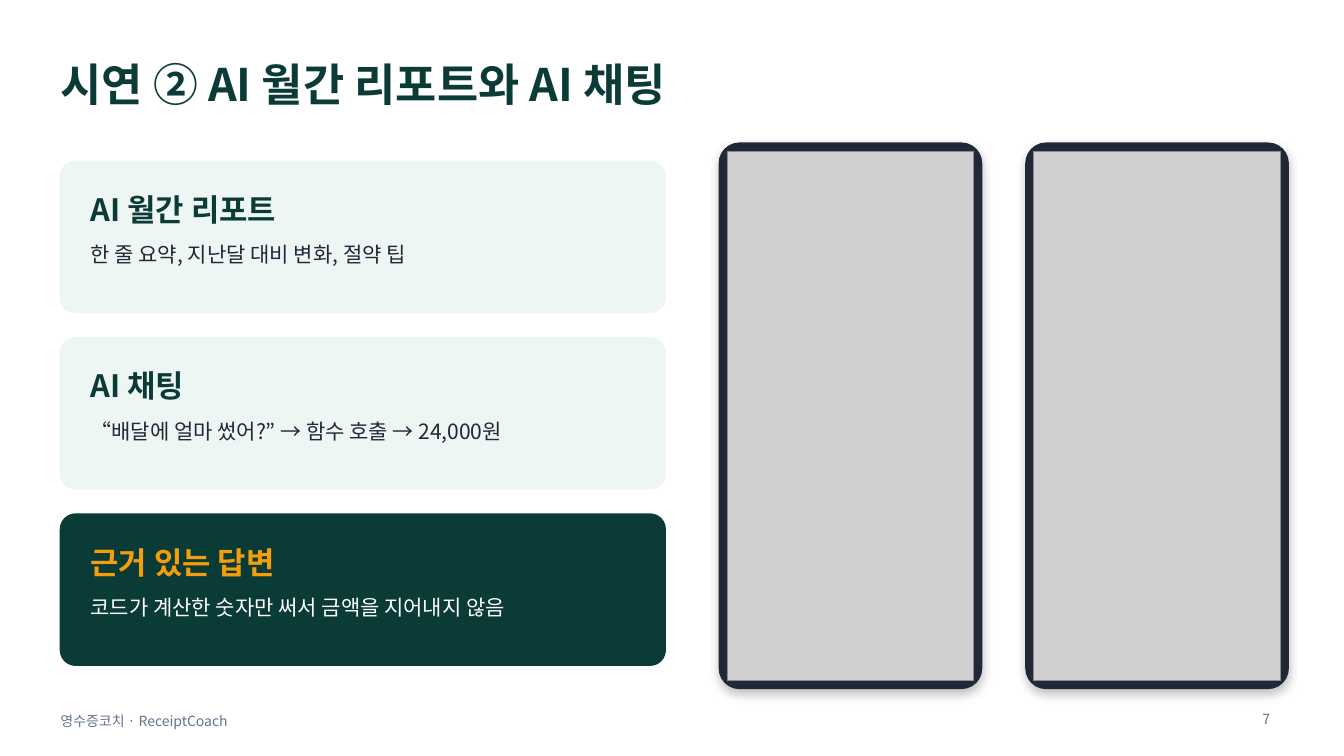
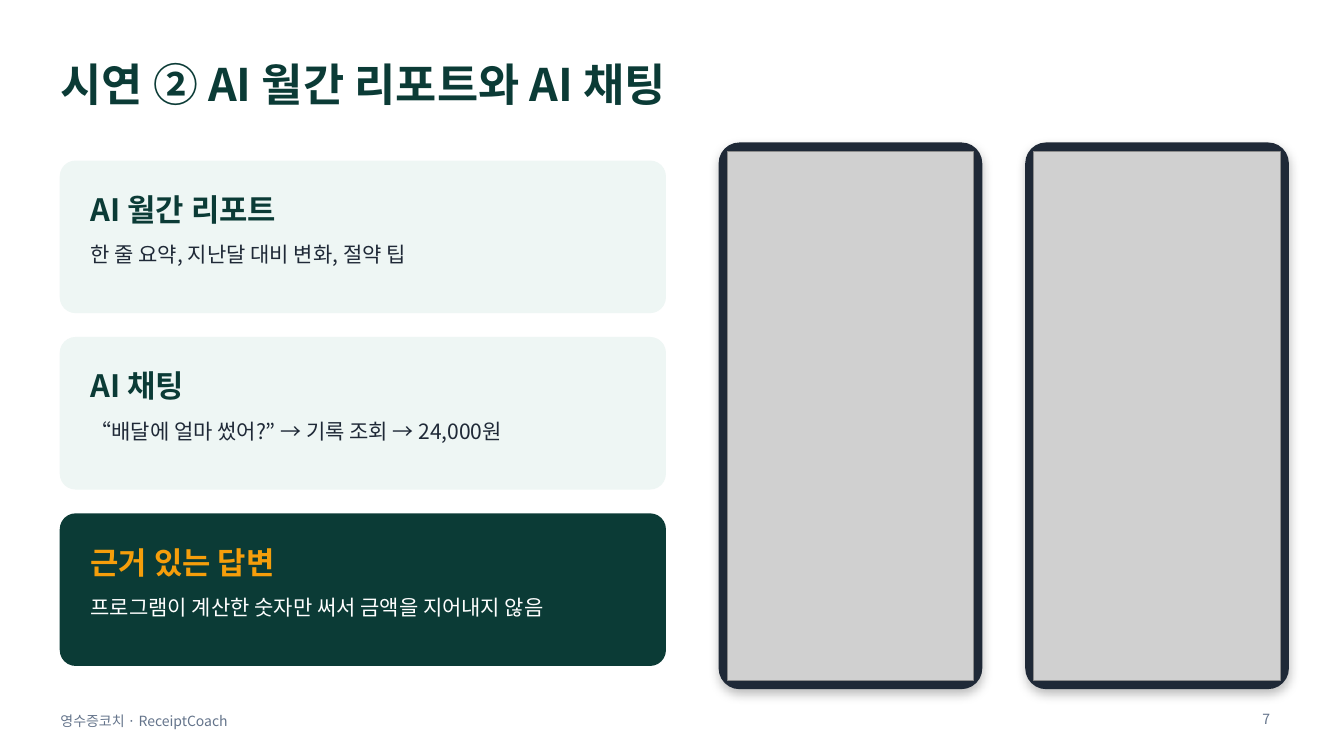
Before and after one commit to obtiel2627/receipt-coach, a slide deck: slide 7 of docs/영수증코치_최종발표.pptx. Drawn at 1344x756 pixels with LibreOffice and Linux fonts; fonts in the diff are those of the drawing; grey boxes stand for pictures. Boxes give left, top, right and bottom in pixels: in the first picture for what was removed or moved away, otherwise in the second. Text is boxed around its words. In the diff, an @@ line names an element or a change of style, - is before the commit and + after.

```diff
--- a/docs/영수증코치_최종발표.pptx
+++ b/docs/영수증코치_최종발표.pptx
@@ text at <box>91,421,502,443</box>: text changed @@
-“배달에 얼마 썼어?” → 함수 호출 → 24,000원
+“배달에 얼마 썼어?” → 기록 조회 → 24,000원
@@ text at <box>91,597,544,617</box>: text changed @@
-코드가 계산한 숫자만 써서 금액을 지어내지 않음
+프로그램이 계산한 숫자만 써서 금액을 지어내지 않음
```
Also in this commit, not shown: 6 other slides changed, 1 slide added, 1 other file.
